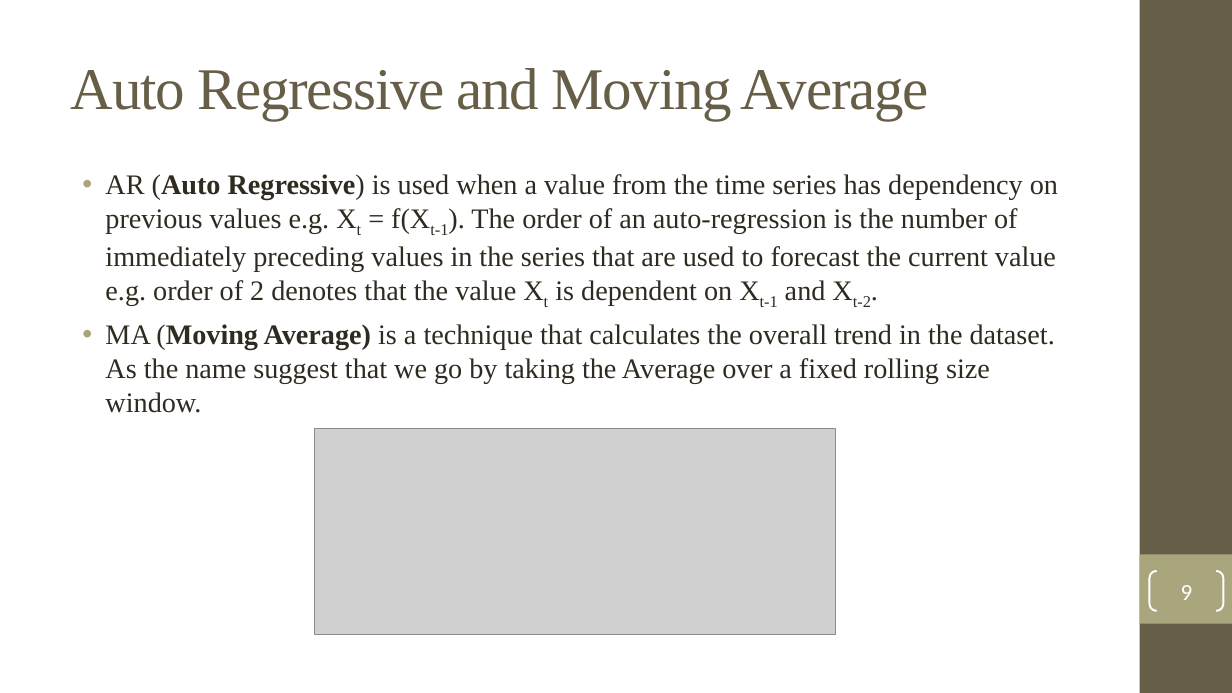
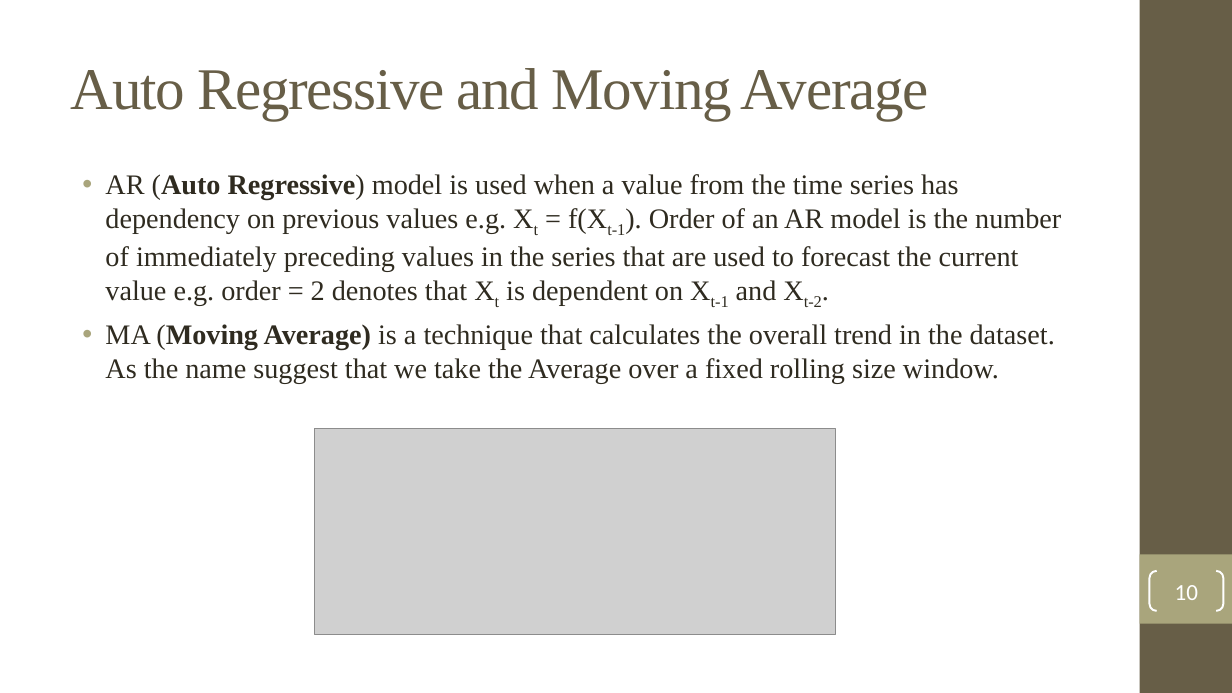
Before and after one commit to ForkedRepositories/Indian-Trade-Data-Analysis-and-Forecasting, a slide deck: slide 10 of Documents/Thesis/Indian Trade Analysis and Forecasting.pptx (slide 9 before the commit). Drawn at 1232x693 pixels with LibreOffice and Linux fonts; fonts in the diff are those of the drawing; grey boxes stand for pictures; background and template pictures are left out. Boxes give left, top, right and bottom in pixels: in the first picture for what was removed or moved away, otherwise in the second. Text is boxed around its words. In the diff, an @@ line names an element or a change of style, - is before the commit and + after.

Commit message:
grammar check, references, tech used, corrections

```diff
--- a/Documents/Thesis/Indian Trade Analysis and Forecasting.pptx
+++ b/Documents/Thesis/Indian Trade Analysis and Forecasting.pptx
@@ text at (x1=105, y1=174, x2=1061, y2=384): text changed @@
-• AR (Auto Regressive) is used when a value from the time series has dependency on previous values e.g. Xt = f(Xt-1). The order of an auto-regression is the number of immediately preceding values in the series that are used to forecast the current value e.g. order of 2 denotes that the value Xt is dependent on Xt-1 and Xt-2.
-• MA (Moving Average) is a technique that calculates the overall trend in the dataset. As the name suggest that we go by taking the Average over a fixed rolling size window.
+• AR (Auto Regressive) model is used when a value from the time series has dependency on previous values e.g. Xt = f(Xt-1). Order of an AR model is the number of immediately preceding values in the series that are used to forecast the current value e.g. order = 2 denotes that Xt is dependent on Xt-1 and Xt-2.
+• MA (Moving Average) is a technique that calculates the overall trend in the dataset. As the name suggest that we take the Average over a fixed rolling size window.
@@ page number at (x1=1175, y1=585, x2=1198, y2=600): text changed @@
-9
+10
```
Also in this commit, not shown: 8 other slides changed, 2 slides added.
